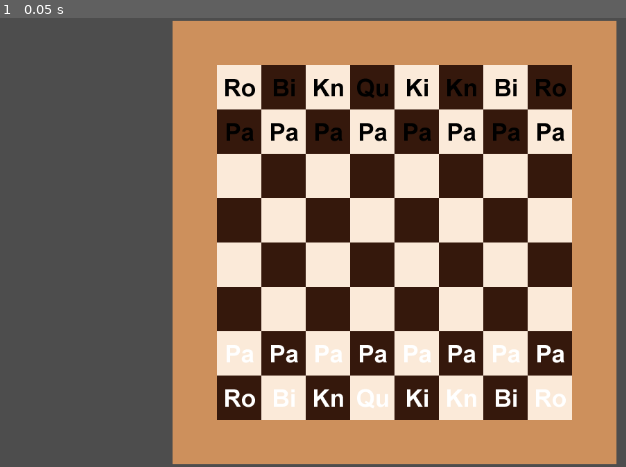
Above: before the commit, frame 1.
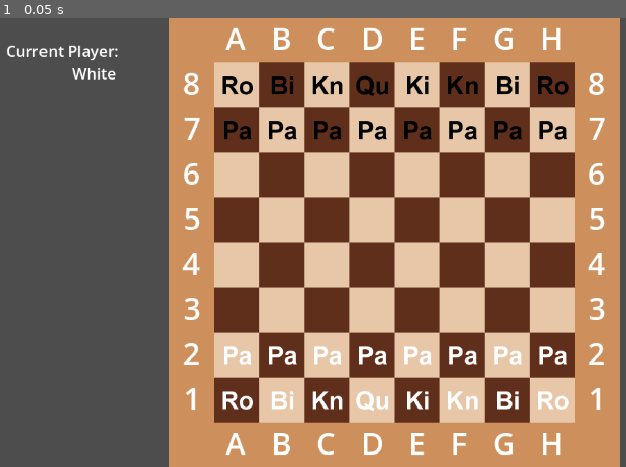
Above: after the commit, the same moment.

Repository: LStace/Chess-Godot-4
Game: Godot game, scene res://Scenes/Main.tscn
The game is run twice, just before and just after one commit, with the same random seed, the same clock (stepped at 60 frames per second) and the same inputs. The engine's default icon, where the game draws it, is replaced by a stand-in: a white triangle on a blue panel in a dark square.
Inputs:
- Up to frame 1 (0.05 s): no input

The runs differ from the first frame. In frame 1, 49% of the frame differs, in the area x 1-100%, y 0-100%.

Commit message:
Added GUI
Added GUI elements: current player indicator and legal move indicator.

Changed the board tileset asset to improve the visibility of pieces.

Improves pawn script

Diff:
--- /dev/null
+++ b/Resources/BoardLabelSettings.tres
@@ -0,0 +1,4 @@
+[gd_resource type="LabelSettings" format=3 uid="uid://bo0xqhqpglfj6"]
+
+[resource]
+font_size = 43
--- a/Scenes/Main.tscn
+++ b/Scenes/Main.tscn
@@ -1,14 +1,20 @@
-[gd_scene load_steps=8 format=3 uid="uid://dqhu2betqv5v8"]
+[gd_scene load_steps=11 format=3 uid="uid://dqhu2betqv5v8"]
 
 [ext_resource type="PackedScene" uid="uid://d3lcph26m24c4" path="res://Scenes/Board.tscn" id="1_5r4g5"]
+[ext_resource type="Script" path="res://Scripts/GameManager.gd" id="1_bywoo"]
 [ext_resource type="PackedScene" uid="uid://cl0g2a5ntw2fk" path="res://Scenes/Queen.tscn" id="5_ctaah"]
 [ext_resource type="PackedScene" uid="uid://c4ad5lmev8euh" path="res://Scenes/Pawn.tscn" id="5_k6vxe"]
 [ext_resource type="PackedScene" uid="uid://ue5ovggmofq3" path="res://Scenes/Rook.tscn" id="6_f0u2f"]
 [ext_resource type="PackedScene" uid="uid://dhlnr7eu5p740" path="res://Scenes/King.tscn" id="6_k73c5"]
 [ext_resource type="PackedScene" uid="uid://byble5cjtjdwv" path="res://Scenes/Knight.tscn" id="7_g37ko"]
 [ext_resource type="PackedScene" uid="uid://c5m1m6vf36rua" path="res://Scenes/Bishop.tscn" id="7_tkpyw"]
+[ext_resource type="LabelSettings" uid="uid://bo0xqhqpglfj6" path="res://Resources/BoardLabelSettings.tres" id="8_5katd"]
+
+[sub_resource type="LabelSettings" id="LabelSettings_43g63"]
+font_size = 22
 
 [node name="Main" type="Node2D"]
+script = ExtResource("1_bywoo")
 
 [node name="Board" parent="." instance=ExtResource("1_5r4g5")]
 
@@ -159,5 +165,77 @@
 isWhite = false
 
 [node name="Camera2D" type="Camera2D" parent="."]
+zoom = Vector2(1.015, 1.015)
+
+[node name="CanvasLayer" type="CanvasLayer" parent="."]
+follow_viewport_enabled = true
+
+[node name="lettersLower" type="Label" parent="CanvasLayer"]
+offset_left = -240.0
+offset_top = 256.0
+offset_right = 240.0
+offset_bottom = 320.0
+text = "A B C D E F G H"
+label_settings = ExtResource("8_5katd")
+horizontal_alignment = 3
+
+[node name="lettersUpper" type="Label" parent="CanvasLayer"]
+offset_left = -240.0
+offset_top = -320.0
+offset_right = 240.0
+offset_bottom = -256.0
+text = "A B C D E F G H"
+label_settings = ExtResource("8_5katd")
+horizontal_alignment = 3
+
+[node name="numbersLeft" type="Label" parent="CanvasLayer"]
+offset_left = -320.0
+offset_top = -256.0
+offset_right = -256.0
+offset_bottom = 256.0
+text = "8
+7
+6
+5
+4
+3
+2
+1"
+label_settings = ExtResource("8_5katd")
+horizontal_alignment = 1
+vertical_alignment = 3
+
+[node name="numbersLeft2" type="Label" parent="CanvasLayer"]
+offset_left = 256.0
+offset_top = -256.0
+offset_right = 320.0
+offset_bottom = 256.0
+text = "8
+7
+6
+5
+4
+3
+2
+1"
+label_settings = ExtResource("8_5katd")
+horizontal_alignment = 1
+vertical_alignment = 3
+
+[node name="PlayerLabel" type="Label" parent="CanvasLayer"]
+offset_left = -552.0
+offset_top = -288.0
+offset_right = -372.0
+offset_bottom = -251.0
+text = "Current Player: "
+label_settings = SubResource("LabelSettings_43g63")
+
+[node name="playerIndicator" type="Label" parent="CanvasLayer"]
+offset_left = -552.0
+offset_top = -256.0
+offset_right = -396.0
+offset_bottom = -219.0
+label_settings = SubResource("LabelSettings_43g63")
+horizontal_alignment = 2
 
 [editable path="Board"]
--- a/Scenes/Tile.tscn
+++ b/Scenes/Tile.tscn
@@ -8,6 +8,15 @@
 [node name="Area2D" type="Area2D" groups=["Tiles"]]
 script = ExtResource("1_iv8gk")
 
+[node name="legalTileIndicator" type="ColorRect" parent="."]
+visible = false
+offset_left = -32.0
+offset_top = -32.0
+offset_right = 32.0
+offset_bottom = 32.0
+mouse_filter = 2
+color = Color(0.219608, 0.705882, 0.537255, 0.427451)
+
 [node name="CollisionShape2D" type="CollisionShape2D" parent="."]
 shape = SubResource("RectangleShape2D_q3dan")
 
--- a/Scripts/Board.gd
+++ b/Scripts/Board.gd
@@ -1,8 +1,6 @@
 extends TileMap
 
-#Data about the chess board setup
-@export var A1Centre : Vector2 = Vector2(-224, 224)
-@export var tileSize : int = 64
+@onready var main = get_node("/root/Main")
 #Stores references to all board tiles
 #Board[column][row]
 @onready var board  = [
@@ -15,17 +13,12 @@
 	[$Tiles/G1, $Tiles/G2, $Tiles/G3, $Tiles/G4, $Tiles/G5, $Tiles/G6, $Tiles/G7, $Tiles/G8],
 	[$Tiles/H1, $Tiles/H2, $Tiles/H3, $Tiles/H4, $Tiles/H5, $Tiles/H6, $Tiles/H7, $Tiles/H8]]
 
-#White starts first
-var whiteTurn : bool = true
-
 #Stores reference to piece player is currently moving
 var selectedPiece : Area2D
 
 #Stores whether a piece is being clicked on in that frame
 #prevents player from moving to occupied space.
 var pieceInClickedTile : bool = false
-
-signal prepare_next_turn
 
 # Called when the node enters the scene tree for the first time.
 func _ready():
@@ -34,7 +27,7 @@
 		for j in range(0, len(board)):
 			board[i][j].boardIndex = Vector2(i, j)
 
-	StartTurn()
+#	StartTurn()
 
 func _input(event):
 	if event is InputEventMouseButton and event.pressed:
@@ -45,38 +38,40 @@
 func _on_Tile_Clicked(tile, tilePiece):
 	if tilePiece != null:
 		#Player can only select their pieces
-		if selectedPiece == null and whiteTurn == tilePiece.isWhite:
+		if selectedPiece == null and main.isWhiteTurn == tilePiece.isWhite:
 			SelectPiece(tilePiece)
-		elif selectedPiece != null and whiteTurn != tilePiece.isWhite and tilePiece.pieceType != "King":
+		#Player captures enemy piece
+		elif selectedPiece != null and main.isWhiteTurn != tilePiece.isWhite and tilePiece.pieceType != "King":
 			tilePiece.toBeCaptured = true
 			tile.heldPiece = null
 			movePiece(tile)
 	elif tilePiece == null and selectedPiece != null:
 		movePiece(tile)
 
-func StartTurn():
-	prepare_next_turn.emit()
-
-#Signal connect from chess piece script
-#Deselects and changes turn
-func _on_Turn_Over():
-	DeselectPiece()
-	whiteTurn = !whiteTurn
-	prepare_next_turn.emit()
-
 #Selects piece
 func SelectPiece(chessPiece):
 	selectedPiece = chessPiece
 	chessPiece.isSelected = true
 
+	#Indicates places player can move their piece
+	for legalTile in selectedPiece.validMoves:
+		legalTile.get_node("legalTileIndicator").visible = true
+
 #Deselects piece
 func DeselectPiece():
 	if selectedPiece != null and !selectedPiece.isMoving:
+		#removes legal move indicator
+		for legalTile in selectedPiece.validMoves:
+			legalTile.get_node("legalTileIndicator").visible = false
 		selectedPiece.isSelected = false
 		selectedPiece = null
+
 
 #Sets piece's destination
 func movePiece(tile):
 	if tile in selectedPiece.validMoves:
+		#removes legal move indicator
+		for legalTile in selectedPiece.validMoves:
+			legalTile.get_node("legalTileIndicator").visible = false
 		selectedPiece.isMoving = true
 		selectedPiece.targetTile = tile
--- a/Scripts/Chess_Piece.gd
+++ b/Scripts/Chess_Piece.gd
@@ -13,6 +13,7 @@
 var isMoving : bool = false
 
 @onready var chessBoard : TileMap = get_node("/root/Main/Board")
+@onready var main = get_node("/root/Main")
 var validMoves = []
 
 #Signal to deselect piece
@@ -21,7 +22,7 @@
 func _ready():
 	#Sets piece up
 	global_position = startingTile.global_position
-	Turn_Over.connect(chessBoard._on_Turn_Over)
+	Turn_Over.connect(main._on_Turn_Over)
 
 	curTile = startingTile
 	curTile.heldPiece = self
@@ -29,7 +30,7 @@
 	if !isWhite:
 		$Sprite.modulate = "000000"
 
-	chessBoard.prepare_next_turn.connect(_on_prepare_next_turn)
+	main.prepare_next_turn.connect(_on_prepare_next_turn)
 
 #Gets all valid moves
 func _on_prepare_next_turn():
@@ -85,6 +86,7 @@
 			tempMoves.append(checkTile)
 	return tempMoves
 
+#In base class to be accessed by both bishop and queen
 func getDiagonalMoves():
 	var tempMoves = []
 	#[0] = NorthEast, [1] = SouthEast, [2] = SouthWest, [3] = NorthWest
@@ -95,13 +97,14 @@
 
 	for dir in range(0,4):
 		for tile in range(1,8):
+			#Index of ile to be checked
 			var checkCol = curCol + (tile * moveDir[dir][0])
 			var checkRow = curRow + (tile * moveDir[dir][1])
 			#Check that tile is in range
 			if checkCol < 0 or checkCol >= 8 or checkRow < 0 or checkRow >= 8: break
 
 			var checkTile = chessBoard.board[checkCol][checkRow]
-
+			#piece can't jump over other pieces.
 			if checkTile.heldPiece != null and checkTile.heldPiece != self:
 				if checkTile.heldPiece.isWhite != isWhite and checkTile.heldPiece.pieceType != "King":
 					tempMoves.append(checkTile)
--- /dev/null
+++ b/Scripts/GameManager.gd
@@ -0,0 +1,22 @@
+extends Node2D
+
+#Manages which player can move
+var isWhiteTurn : bool = true
+
+signal prepare_next_turn
+# Called when the node enters the scene tree for the first time.
+func _ready():
+	StartTurn()
+
+#Signal connect from chess piece script
+#Deselects and changes turn
+func _on_Turn_Over():
+	$Board.DeselectPiece()
+	isWhiteTurn = !isWhiteTurn
+	StartTurn()
+
+func StartTurn():
+	if isWhiteTurn: $CanvasLayer/playerIndicator.text = "White"
+	else: $CanvasLayer/playerIndicator.text = "Black"
+	#Tells pieces to check where they can move
+	prepare_next_turn.emit()
--- a/Scripts/Pawn.gd
+++ b/Scripts/Pawn.gd
@@ -10,17 +10,16 @@
 
 	if curTile.boardIndex.y != 0 and curTile.boardIndex.y != 7:
 		for i in range(-1, 2):
-			if chessBoard.board[curTile.boardIndex.x][curTile.boardIndex.y + moveDir].heldPiece != null and chessBoard.board[curTile.boardIndex.x][curTile.boardIndex.y + moveDir].heldPiece.isWhite == isWhite: break
-			elif curTile.boardIndex.x + i < 0 or curTile.boardIndex.x + i >= 8: continue
-			#Pawns can move one space forward
-			elif i == 0: tempMoves.append(chessBoard.board[curTile.boardIndex.x][curTile.boardIndex.y + moveDir])
-			#Pawns can move one space diagonally if there is an enemy piece
-			else:
+			if curTile.boardIndex.x + i >= 0 and curTile.boardIndex.x + i < 8:
 				var checkTile = chessBoard.board[curTile.boardIndex.x + i][curTile.boardIndex.y + moveDir]
-				if checkTile.heldPiece != null: tempMoves.append(checkTile)
+				if checkTile.heldPiece != null and checkTile.heldPiece.isWhite == isWhite: continue
+				#Pawns can move one space forward
+				#Pawns can move one space diagonally if an enemy piece is present
+				elif i == 0 or (checkTile.heldPiece != null and checkTile.heldPiece.isWhite != isWhite):
+					tempMoves.append(checkTile)
 
-	#Pawns can move an extra space if they haven't been moved yet
-	if startingTile == curTile:
+	#Pawns can move an extra space if they haven't been moved yet, but can't jump over other pieces
+	if startingTile == curTile and chessBoard.board[curTile.boardIndex.x][curTile.boardIndex.y + moveDir].heldPiece == null:
 		tempMoves.append(chessBoard.board[curTile.boardIndex.x][curTile.boardIndex.y + (moveDir*2)])
 
 	return tempMoves
Binary file changed: Art/Tiles/chess board Tiles.png
